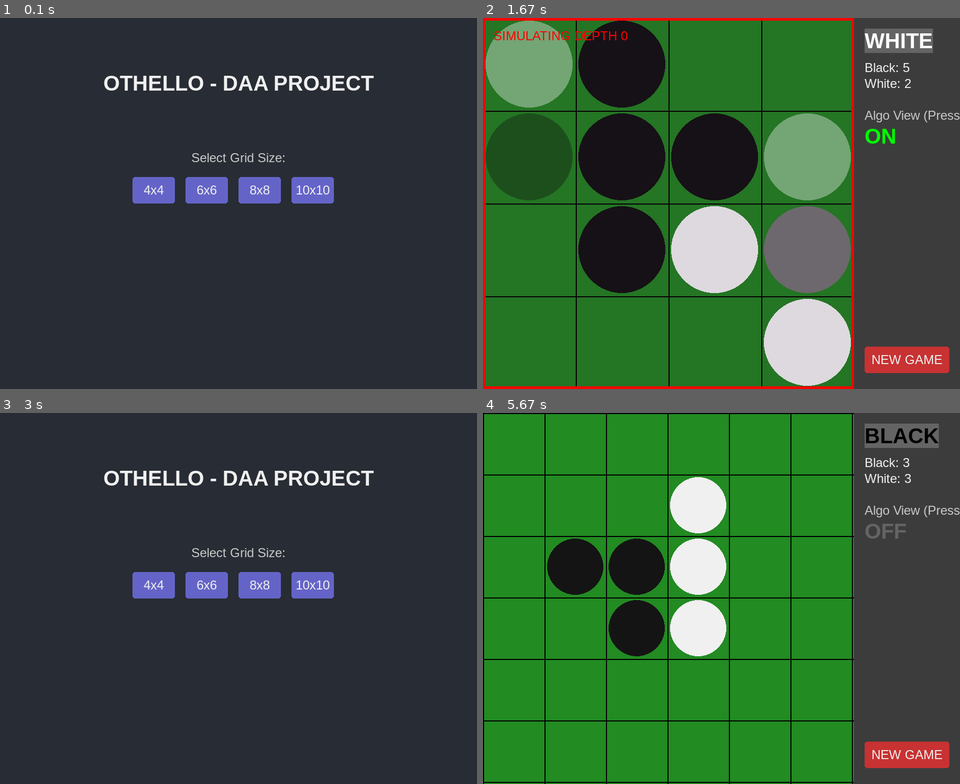
Above: before the commit, frames 1-4 (two rows, left to right).
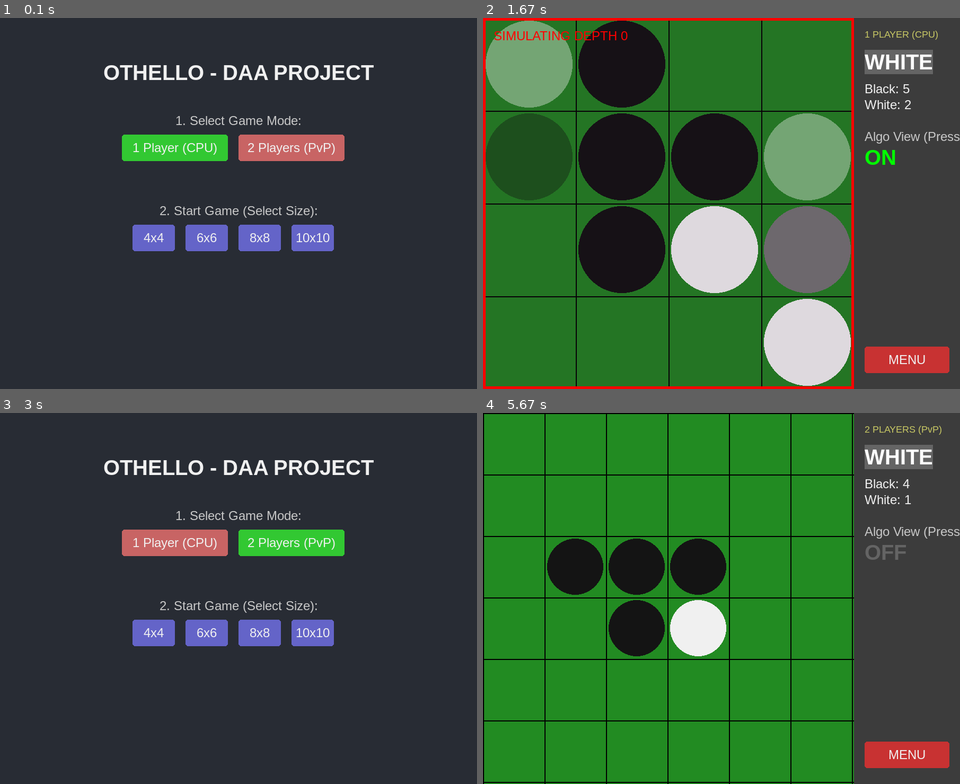
Above: after the commit, the same moments.

Repository: nimaldanyathk/Othello_DAA_Project
Game: pygame game, started from main_pygame.py
Two runs of this game, one before a commit and one after it. Both use one fixed random seed, a clock stepped at 60 frames per second and the inputs below.
Inputs (mouse positions are in pixels of both pictures, inside the frame that each line leads up to):
- Up to frame 1 (0.1 s): no input
- Up to frame 2 (1.67 s): click "4x4" at 0.38 s; click (769, 285) at 0.72 s; tap A at 1 s; click (597, 66) at 1.38 s
- Up to frame 3 (3 s): tap A at 1.67 s; click (214, 694) at 2.05 s; click (424, 754) at 2.38 s, where only the run after the commit has a clickable "MENU"; click (290, 542) at 2.88 s, where only the run after the commit has a clickable "2 Players (PvP)"
- Up to frame 4 (5.67 s): click "6x6" at 4.22 s; click (902, 427) at 4.55 s, where only the run after the commit has a clickable "2 PLAYERS (PvP)"; click (583, 576) at 5.38 s

The runs differ from the first frame. In frame 1, 11% of the frame differs, in the area x 21-79%, y 12-63%; in frame 2, 2.7%; in frame 3, 11%; in frame 4, 5.5%.

Commit message:
fix: Indentation error and Menu UX improvement for PvP selection

Diff:
--- a/ui/pygame_gui.py
+++ b/ui/pygame_gui.py
@@ -9,6 +9,10 @@
 STATE_PLAYING = 1
 STATE_GAME_OVER = 2
 
+# Game Modes
+MODE_PvCPU = 0
+MODE_PvP = 1
+
 class PyGameUI:
     # Constants
     SCREEN_WIDTH = 900
@@ -16,22 +20,21 @@
     BOARD_AREA_SIZE = 700
 
     # Colors - Distinct Palettes
-    # User / Board
     COLOR_BG = (34, 139, 34) # Green Board
     COLOR_BG_MENU = (40, 44, 52)
     COLOR_LINE = (0, 0, 0)
     COLOR_BLACK = (20, 20, 20)
     COLOR_WHITE = (240, 240, 240)
 
-    # Visualization - User
+    COLOR_BTN_NORMAL = (100, 100, 200)
+    COLOR_BTN_HOVER = (120, 120, 220)
+    COLOR_BTN_SELECTED = (50, 200, 50) # Green for selected mode
+
+    # Visualization
     COLOR_RAY_VALID = (0, 255, 0)
     COLOR_RAY_INVALID = (255, 0, 0)
-
-    # Visualization - CPU Search Tree
-    # Magenta/Cyan for high contrast tech/algo feel
-    COLOR_NODE_SEARCH = (255, 0, 255) # Magenta
-    COLOR_NODE_LEAF = (0, 255, 255)   # Cyan
-    COLOR_EDGE_TREE = (255, 215, 0)   # Gold lines
+    COLOR_NODE_SEARCH = (255, 0, 255)
+    COLOR_NODE_LEAF = (0, 255, 255)
 
     def __init__(self):
         pygame.init()
@@ -43,12 +46,16 @@
         self.font = pygame.font.SysFont('Arial', 24)
         self.small_font = pygame.font.SysFont('Arial', 18)
 
-        # Game State
+        # App State
         self.app_state = STATE_MENU
         self.grid_size = 8
+        self.game_mode = MODE_PvCPU
+
+        # Menu State
+        self.selected_mode_option = MODE_PvCPU # Default
+
+        # Game State
         self.game_state = None
-
-        # Players
         self.human_player = Board.BLACK
         self.ai_player = Board.WHITE
 
@@ -56,17 +63,17 @@
         self.algo_mode = False
         self.ai_generator = None
         self.current_vis_data = None
-        self.vis_history = [] # To draw tree lines [(parent_pos, child_pos), ...] logic needs state tracking
 
         self.running = True
 
     def start_game(self, size):
         self.grid_size = size
-        # Re-initialize Board with new size
+        self.game_mode = self.selected_mode_option
+
+        # Re-initialize Board
         initial_board = Board(size=size)
         self.game_state = GameState(board=initial_board, player=Board.BLACK)
         self.app_state = STATE_PLAYING
-        self.vis_history = []
         self.current_vis_data = None
         self.ai_generator = None
 
@@ -75,60 +82,101 @@
 
     def draw_menu(self):
         self.screen.fill(self.COLOR_BG_MENU)
+        center_x = self.SCREEN_WIDTH // 2
 
         # Title
         title = self.font_title.render("OTHELLO - DAA PROJECT", True, self.COLOR_WHITE)
-        self.screen.blit(title, (self.SCREEN_WIDTH//2 - title.get_width()//2, 100))
-
-        # Options
-        info = self.font.render("Select Grid Size:", True, (200, 200, 200))
-        self.screen.blit(info, (self.SCREEN_WIDTH//2 - info.get_width()//2, 250))
+        self.screen.blit(title, (center_x - title.get_width()//2, 80))
+
+        # --- 1. Select Game Mode ---
+        lbl_mode = self.font.render("1. Select Game Mode:", True, (200, 200, 200))
+        self.screen.blit(lbl_mode, (center_x - lbl_mode.get_width()//2, 180))
+
+        modes = [("1 Player (CPU)", MODE_PvCPU), ("2 Players (PvP)", MODE_PvP)]
+        self.menu_buttons_mode = []
+
+        mode_btn_width = 200
+        start_x_mode = center_x - (len(modes) * (mode_btn_width + 20)) // 2
+
+        for i, (label, mode_val) in enumerate(modes):
+            x = start_x_mode + i * (mode_btn_width + 20)
+            y = 220
+            rect = pygame.Rect(x, y, mode_btn_width, 50)
+
+            # Highlight selected
+            color = self.COLOR_BTN_SELECTED if self.selected_mode_option == mode_val else (200, 100, 100)
+            pygame.draw.rect(self.screen, color, rect, border_radius=5)
+
+            # Text
+            txt = self.font.render(label, True, self.COLOR_WHITE)
+            self.screen.blit(txt, (x + mode_btn_width//2 - txt.get_width()//2, y + 25 - txt.get_height()//2))
+
+            self.menu_buttons_mode.append((rect, mode_val))
+
+        # --- 2. Select Grid Size (Starts Game) ---
+        lbl_size = self.font.render("2. Start Game (Select Size):", True, (200, 200, 200))
+        self.screen.blit(lbl_size, (center_x - lbl_size.get_width()//2, 350))
 
         sizes = [4, 6, 8, 10]
-        # Buttons logic (simple rects)
-        self.menu_buttons = []
-        start_x = self.SCREEN_WIDTH//2 - ((len(sizes)*100)//2)
+        self.menu_buttons_size = []
+        start_x = center_x - ((len(sizes)*100)//2)
+
         for i, s in enumerate(sizes):
             x = start_x + i * 100
-            y = 300
+            y = 390
             rect = pygame.Rect(x, y, 80, 50)
-            pygame.draw.rect(self.screen, (100, 100, 200), rect, border_radius=5)
+            pygame.draw.rect(self.screen, self.COLOR_BTN_NORMAL, rect, border_radius=5)
 
             txt = self.font.render(f"{s}x{s}", True, self.COLOR_WHITE)
             self.screen.blit(txt, (x + 40 - txt.get_width()//2, y + 25 - txt.get_height()//2))
 
-            self.menu_buttons.append((rect, s))
+            self.menu_buttons_size.append((rect, s))
 
     def handle_menu_click(self, pos):
-        for rect, size in self.menu_buttons:
+        # Check Mode Selection (Toggle)
+        for rect, mode_val in self.menu_buttons_mode:
+            if rect.collidepoint(pos):
+                self.selected_mode_option = mode_val
+                return
+
+        # Check Size Selection (Start Game)
+        for rect, size in self.menu_buttons_size:
             if rect.collidepoint(pos):
                 self.start_game(size)
+                return
 
     def draw_board(self):
         self.screen.fill(self.COLOR_BG)
 
-        # 1. Grid
+        # Grid
         for i in range(self.grid_size + 1):
             pos = i * self.CELL_SIZE
             pygame.draw.line(self.screen, self.COLOR_LINE, (pos, 0), (pos, self.BOARD_AREA_SIZE), 2)
             pygame.draw.line(self.screen, self.COLOR_LINE, (0, pos), (self.BOARD_AREA_SIZE, pos), 2)
 
-        # 2. Discs
+        # Discs
         for r in range(self.grid_size):
             for c in range(self.grid_size):
                 cell = self.game_state.board.grid[r][c]
                 if cell != Board.EMPTY:
                     self._draw_disc(r, c, cell, 255)
 
-        # 3. Visualization: Ghost States (AI)
-        if self.algo_mode and self.current_vis_data:
+        # Visualization: CPU
+        if self.algo_mode and self.current_vis_data and self.game_mode == MODE_PvCPU:
             self._draw_ai_visualization()
 
-        # 4. Visualization: Raycasting (User)
-        if self.algo_mode and self.game_state.player == self.human_player:
+        # Visualization: Raycasting (User)
+        # Show for current player if it's a human turn logic
+        is_human_turn = False
+        if self.game_mode == MODE_PvP:
+            is_human_turn = True
+        elif self.game_mode == MODE_PvCPU and self.game_state.player == self.human_player:
+            is_human_turn = True
+
+        if self.algo_mode and is_human_turn:
             self._draw_user_visualization()
 
-        # 5. Side Panel
+        # Side Panel
         self._draw_side_panel()
 
     def _draw_disc(self, r, c, player, alpha):
@@ -148,7 +196,7 @@
         mx, my = pygame.mouse.get_pos()
         if mx < self.BOARD_AREA_SIZE:
              c, r = mx // self.CELL_SIZE, my // self.CELL_SIZE
-             valid, logs = self.game_state.board.is_valid_move(r, c, self.human_player, return_debug=True)
+             valid, logs = self.game_state.board.is_valid_move(r, c, self.game_state.player, return_debug=True)
 
              center = (c * self.CELL_SIZE + self.CELL_SIZE//2, r * self.CELL_SIZE + self.CELL_SIZE//2)
              for log in logs:
@@ -159,58 +207,49 @@
                 pygame.draw.circle(self.screen, color, end_pos, 6)
 
     def _draw_ai_visualization(self):
-        # Tint board
         s = pygame.Surface((self.BOARD_AREA_SIZE, self.BOARD_AREA_SIZE))
         s.set_alpha(40)
-        s.fill((50, 0, 50)) # Dark Purple tint
+        s.fill((50, 0, 50))
         self.screen.blit(s, (0,0))
 
         data = self.current_vis_data
-
-        # Draw Ghost State
         if data['type'] in ('search_node', 'leaf'):
              state = data['state']
              if state:
                  for r in range(self.grid_size):
                     for c in range(self.grid_size):
                         if state.board.grid[r][c] != Board.EMPTY:
-                             self._draw_disc(r, c, state.board.grid[r][c], 100) # Ghost opacity
-
-        # Tree Edge Visualization
-        # We assume the AI is traversing. We can draw a line from center to current node if we tracked parent.
-        # Simplified: Draw a border indicating depth Color
-        colors = [(255, 0, 0), (255, 165, 0), (255, 255, 0), (0, 255, 0)] # Depth colors
+                             self._draw_disc(r, c, state.board.grid[r][c], 100)
+
+        colors = [(255, 0, 0), (255, 165, 0), (255, 255, 0), (0, 255, 0)]
         depth = data.get('depth', 0)
         col = colors[depth % len(colors)]
         pygame.draw.rect(self.screen, col, (0, 0, self.BOARD_AREA_SIZE, self.BOARD_AREA_SIZE), 5)
-
-        # Info text overlay on board
         txt = self.font.render(f"SIMULATING DEPTH {depth}", True, col)
         self.screen.blit(txt, (20, 20))
 
     def _draw_side_panel(self):
         panel_x = self.BOARD_AREA_SIZE
         pygame.draw.rect(self.screen, (60, 60, 60), (panel_x, 0, self.SCREEN_WIDTH-panel_x, self.SCREEN_HEIGHT))
-
-        # Padding
         x = panel_x + 20
         y = 20
 
-        # Turn Info
+        mode_str = "1 PLAYER (CPU)" if self.game_mode == MODE_PvCPU else "2 PLAYERS (PvP)"
+        self.screen.blit(self.small_font.render(mode_str, True, (200, 200, 100)), (x, y))
+        y += 40
+
         turn_str = "BLACK" if self.game_state.player == Board.BLACK else "WHITE"
         turn_col = (0,0,0) if self.game_state.player == Board.BLACK else (255,255,255)
         lbl = self.font_title.render(turn_str, True, turn_col, (100,100,100))
         self.screen.blit(lbl, (x, y))
         y += 60
 
-        # Scores
         b, w = self.game_state.board.get_counts()
         self.screen.blit(self.font.render(f"Black: {b}", True, self.COLOR_WHITE), (x, y))
         y += 30
         self.screen.blit(self.font.render(f"White: {w}", True, self.COLOR_WHITE), (x, y))
         y += 60
 
-        # Algo Mode Toggle
         mode_txt = "ON" if self.algo_mode else "OFF"
         mode_col = (0, 255, 0) if self.algo_mode else (100, 100, 100)
         self.screen.blit(self.font.render("Algo View (Press A)", True, (200,200,200)), (x, y))
@@ -218,34 +257,28 @@
         self.screen.blit(self.font_title.render(mode_txt, True, mode_col), (x, y))
         y += 60
 
+        if self.game_state.is_terminal():
+            winner = self.game_state.get_winner()
+            t = "Black Wins!" if winner==1 else "White Wins!" if winner==-1 else "Draw!"
+            self.screen.blit(self.font_title.render(t, True, (255,255,0)), (x, y))
+
         # Restart
         self.btn_restart = pygame.Rect(x, self.SCREEN_HEIGHT - 80, 160, 50)
         pygame.draw.rect(self.screen, (200, 50, 50), self.btn_restart, border_radius=5)
-        oms = self.font.render("NEW GAME", True, self.COLOR_WHITE)
+        oms = self.font.render("MENU", True, self.COLOR_WHITE)
         self.screen.blit(oms, (self.btn_restart.centerx - oms.get_width()//2, self.btn_restart.centery - oms.get_height()//2))
 
     def update_ai(self):
         if not self.ai_generator:
             self.ai_generator = get_best_move_generator(self.game_state, depth=3)
-
         try:
-            # FRAME DELAY logic for smoother visualization
-            # Just do 1 yield per frame update
             vis = next(self.ai_generator)
-
             if vis['type'] == 'result':
                 self.game_state = vis['state']
-                result_state = vis['state']
                 self.ai_generator = None
                 self.current_vis_data = None
-
-                # Check game over after move
-                if result_state.is_terminal():
-                     # self.app_state = STATE_GAME_OVER
-                     pass
             else:
                 self.current_vis_data = vis
-
         except StopIteration:
             self.ai_generator = None
 
@@ -267,12 +300,19 @@
                             self.algo_mode = not self.algo_mode
 
                     if event.type == pygame.MOUSEBUTTONDOWN:
-                        # User move
-                         if self.game_state.player == self.human_player:
+                        # Human Move Logic
+                        can_move = False
+                        if self.game_mode == MODE_PvP:
+                            can_move = True # Always human in PvP
+                        elif self.game_mode == MODE_PvCPU:
+                            if self.game_state.player == self.human_player:
+                                can_move = True
+
+                        if can_move:
                              if mx < self.BOARD_AREA_SIZE:
                                  c, r = mx // self.CELL_SIZE, my // self.CELL_SIZE
-                                 if self.game_state.board.is_valid_move(r, c, self.human_player):
-                                     new_board, _ = self.game_state.board.apply_move(r, c, self.human_player)
+                                 if self.game_state.board.is_valid_move(r, c, self.game_state.player):
+                                     new_board, _ = self.game_state.board.apply_move(r, c, self.game_state.player)
                                      # Match successor
                                      successors = self.game_state.get_successors()
                                      for s in successors:
@@ -281,7 +321,7 @@
                                              break
 
                         # Restart Button
-                         if hasattr(self, 'btn_restart') and self.btn_restart.collidepoint((mx, my)):
+                        if hasattr(self, 'btn_restart') and self.btn_restart.collidepoint((mx, my)):
                              self.app_state = STATE_MENU
 
             # Render
@@ -290,14 +330,11 @@
             elif self.app_state == STATE_PLAYING:
                 self.draw_board()
 
-                if self.game_state.player == self.ai_player and not self.game_state.is_terminal():
-                    # AI logic
-                    # If algo mode is ON, we rely on the loop's consistent tick.
-                    # If OFF, we might want to speed it up, but for consistency let's keep it same or process multiple.
+                # AI Logic
+                if self.game_mode == MODE_PvCPU and self.game_state.player == self.ai_player and not self.game_state.is_terminal():
                     if self.algo_mode:
                         self.update_ai()
                     else:
-                        # Process multiple steps to be faster
                         for _ in range(20):
                             if self.game_state.player == self.ai_player:
                                 self.update_ai()
